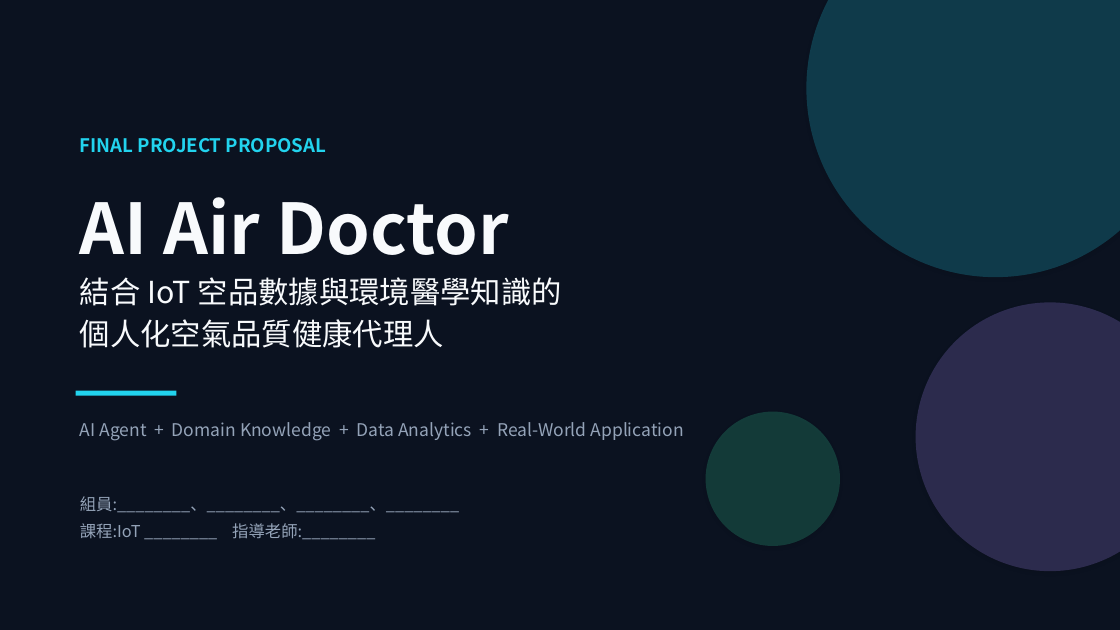
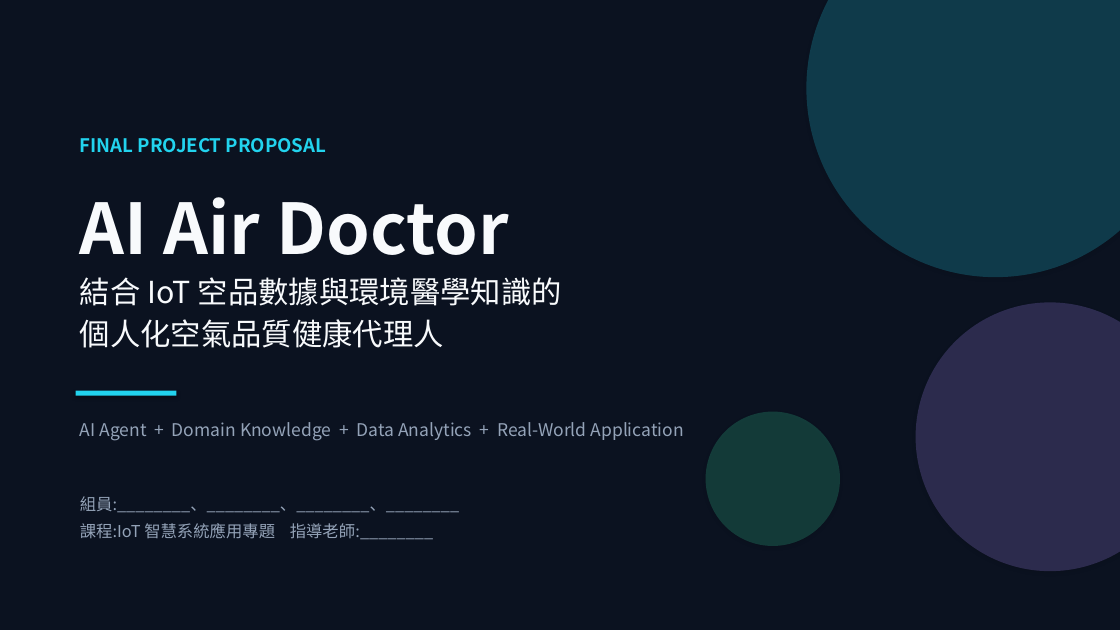
Before and after one commit to aghoniln/IOT_group_proposal, a slide deck: slide 1 of docs/Proposal_AI_Air_Doctor.pptx. Drawn at 1120x630 pixels with LibreOffice and Linux fonts; fonts in the diff are those of the drawing. Boxes give left, top, right and bottom in pixels: in the first picture for what was removed or moved away, otherwise in the second. Text is boxed around its words. In the diff, an @@ line names an element or a change of style, - is before the commit and + after.

```diff
--- a/docs/Proposal_AI_Air_Doctor.pptx
+++ b/docs/Proposal_AI_Air_Doctor.pptx
@@ background #0B1220 to #FFFFFF @@
@@ rectangle added at [0, 0, 1120, 630], fill #0B1220 @@
@@ text at [80, 523, 433, 540]: text changed @@
-課程:IoT ________ 指導老師:________
+課程:IoT 智慧系統應用專題 指導老師:________
```
Also in this commit, not shown: 9 other slides changed, 6 slides added, 4 slides removed, 7 other files.
